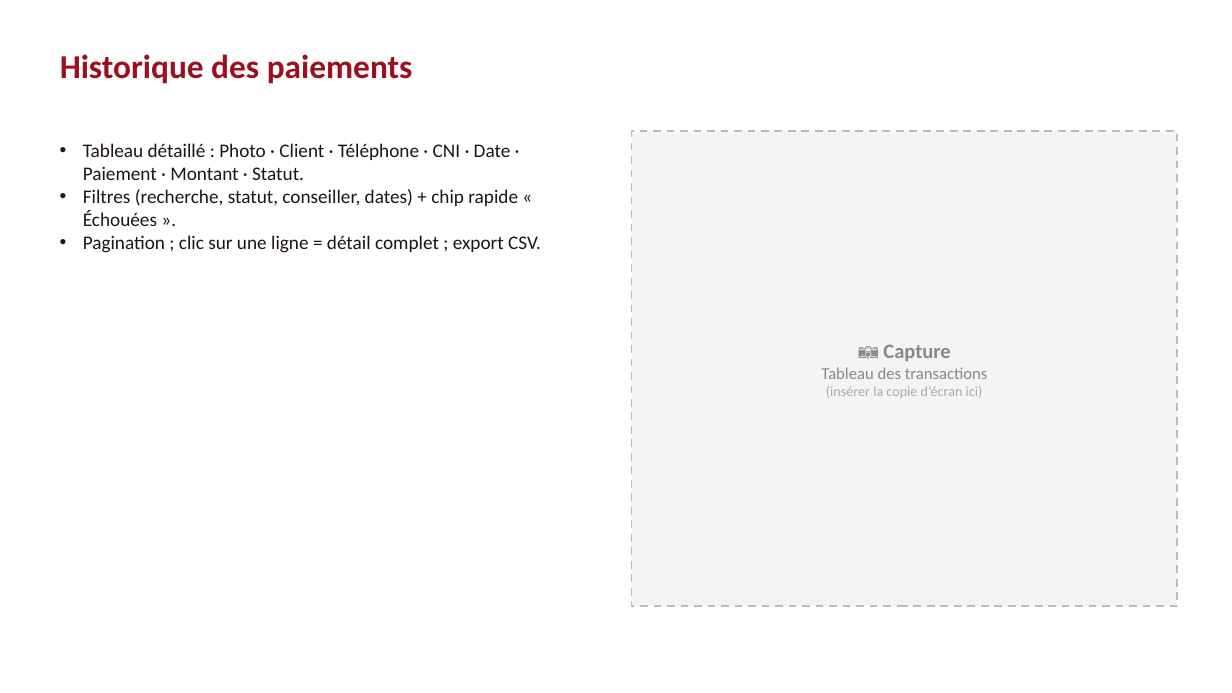
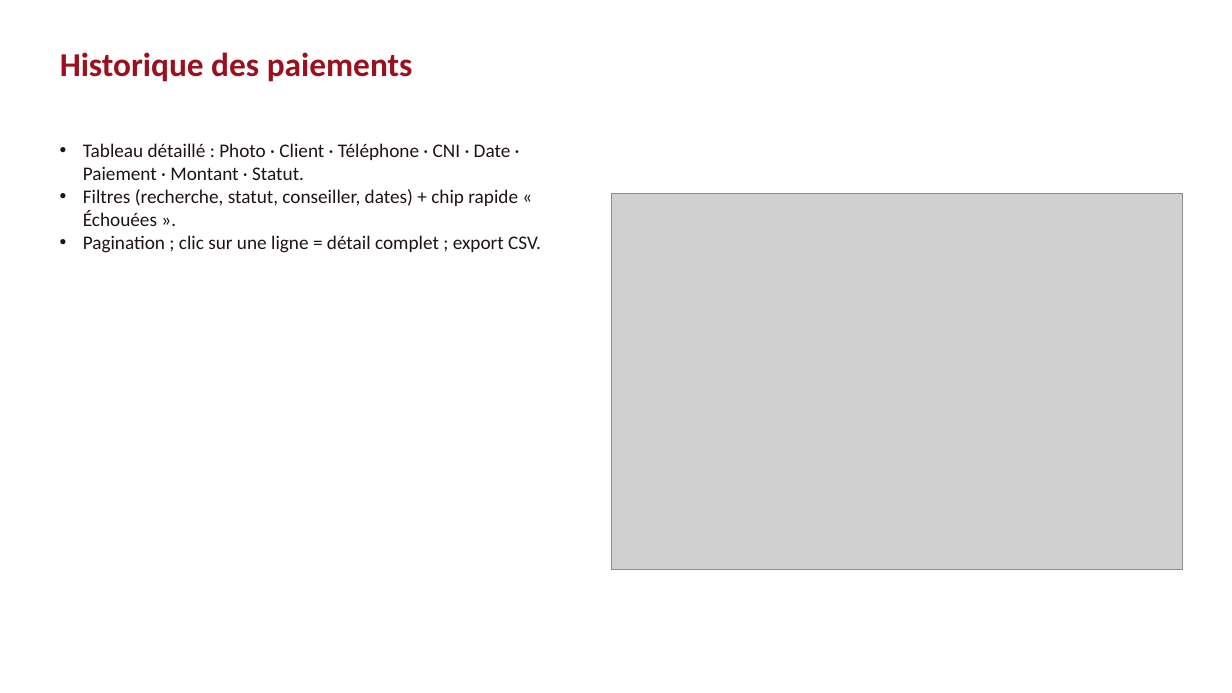
Before and after one commit to Efraim0601/promoteApp, a slide deck: slide 27 of docs/Guide-utilisateur-Carte-Promote.pptx (slide 28 before the commit). Drawn at 1232x693 pixels with LibreOffice and Linux fonts; fonts in the diff are those of the drawing; grey boxes stand for pictures. Boxes give left, top, right and bottom in pixels: in the first picture for what was removed or moved away, otherwise in the second. Text is boxed around its words. In the diff, an @@ line names an element or a change of style, - is before the commit and + after.

```diff
--- a/docs/Guide-utilisateur-Carte-Promote.pptx
+++ b/docs/Guide-utilisateur-Carte-Promote.pptx
@@ rectangle removed at [632,131,1178,606] @@
-📷 Capture
-Tableau des transactions
-(insérer la copie d’écran ici)
@@ picture added at [612,193,1183,570] @@
```
Also in this commit, not shown: 22 other slides changed, 1 slide added, 2 slides removed, 12 other files.
